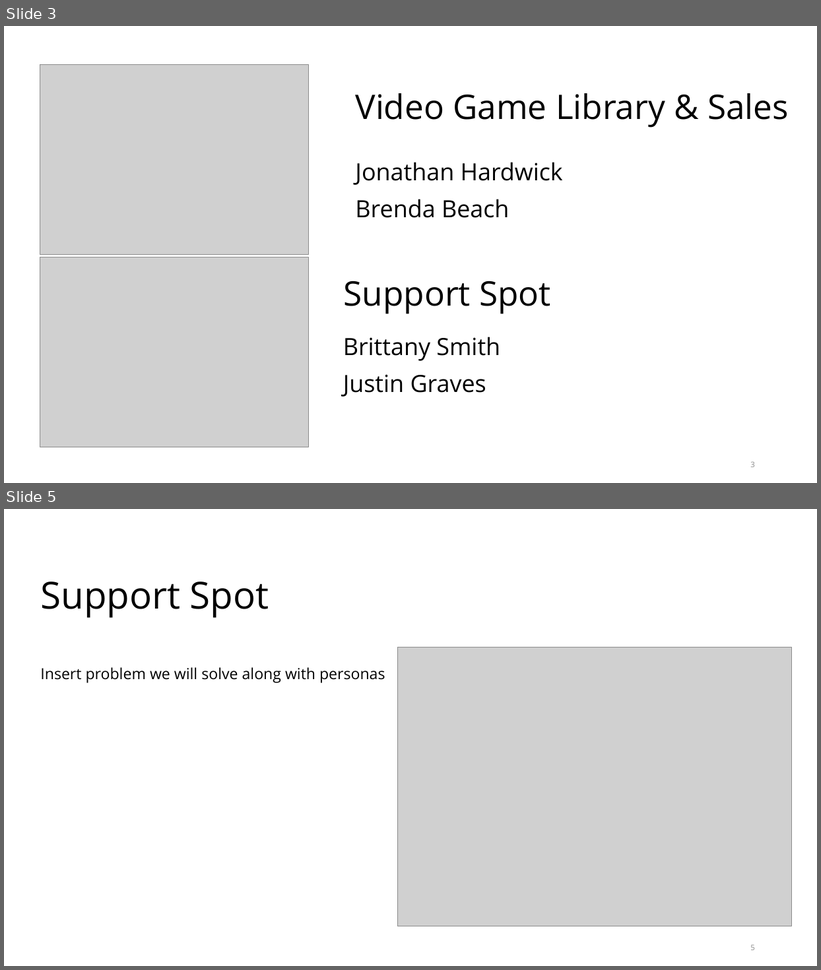
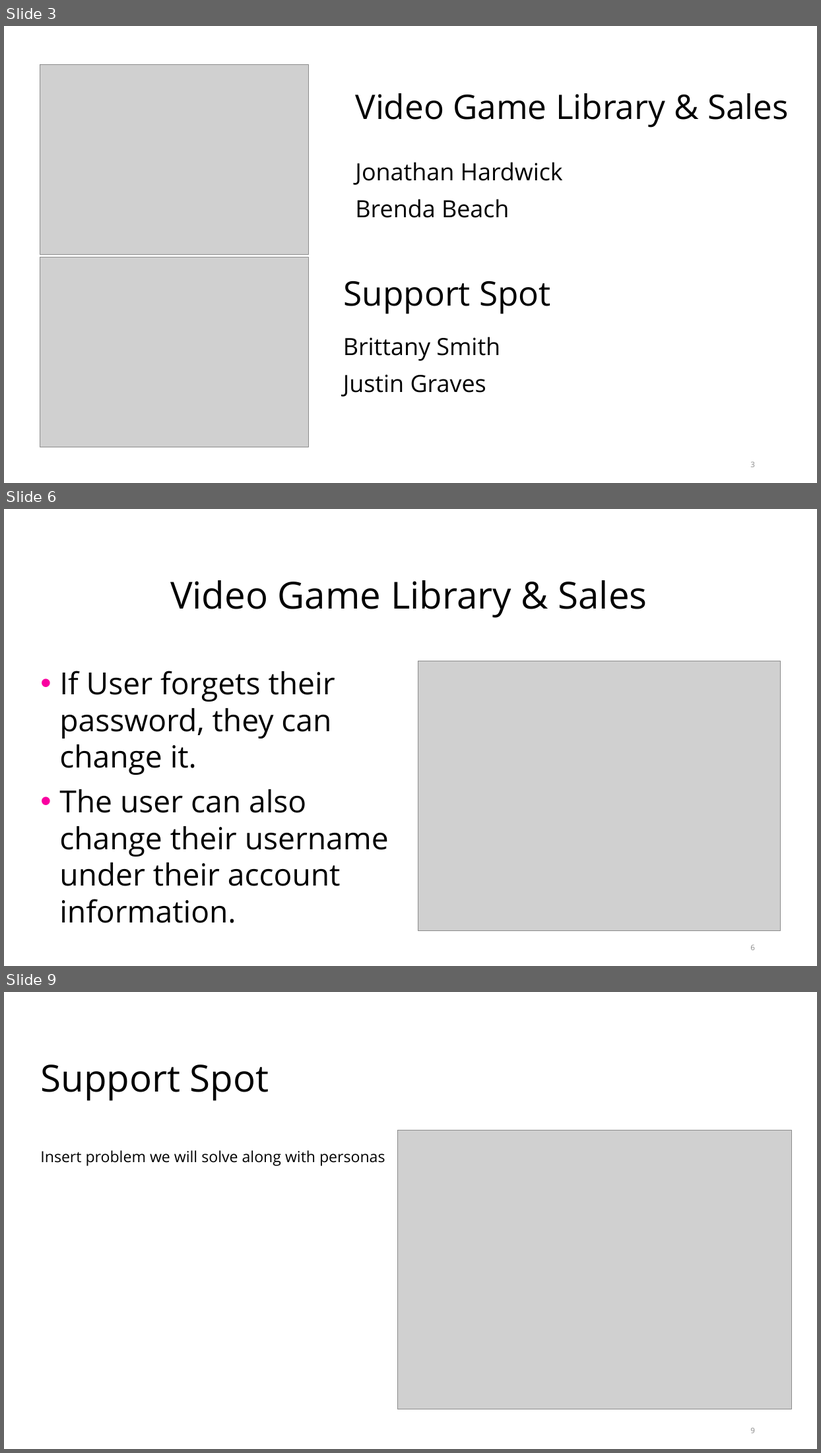
Before and after one commit to MrChiff/CSC289, a slide deck: LLAMA Inc.pptx. Shown one above the other, each under a label of ours: slides 3 and 5 before the commit, slides 3, 6 and 9 after it; the slides between them are not shown. The pictures are 821x970 and 821x1453 pixels, drawn with LibreOffice and Linux fonts; fonts in the diff are those of the drawing; grey boxes stand for pictures. Boxes give left, top, right and bottom in pixels: in the first picture for what was removed or moved away, otherwise in the second. Text is boxed around its words. In the diff, an @@ line names an element or a change of style, - is before the commit and + after.

Commit message:
Added slides for Video game library and sales portion of pitch

```diff
--- a/LLAMA Inc.pptx
+++ b/LLAMA Inc.pptx
@@ slide 6 added at [4, 509, 817, 966], background #FFFFFF; not listed: 2 template elements that a slide beside it also shows @@
@@ title added at [170, 580, 647, 618], 44 pt, text #000000 @@
+Video Game Library & Sales
@@ picture added at [418, 661, 781, 931] @@
@@ text added at [59, 671, 389, 923], 36 pt, text #000000 @@
+• If User forgets their password, they can change it.
+• The user can also change their username under their account information.
@@ page number added at [750, 945, 755, 951], 9 pt, text #8C8C8C @@
+6
@@ what was slide 5 is now slide 9 @@
@@ page number at [750, 1428, 755, 1434]: text changed @@
-5
+9
```
Also in this commit, not shown: 1 slide changed, 3 other slides added, 7 slides removed.
